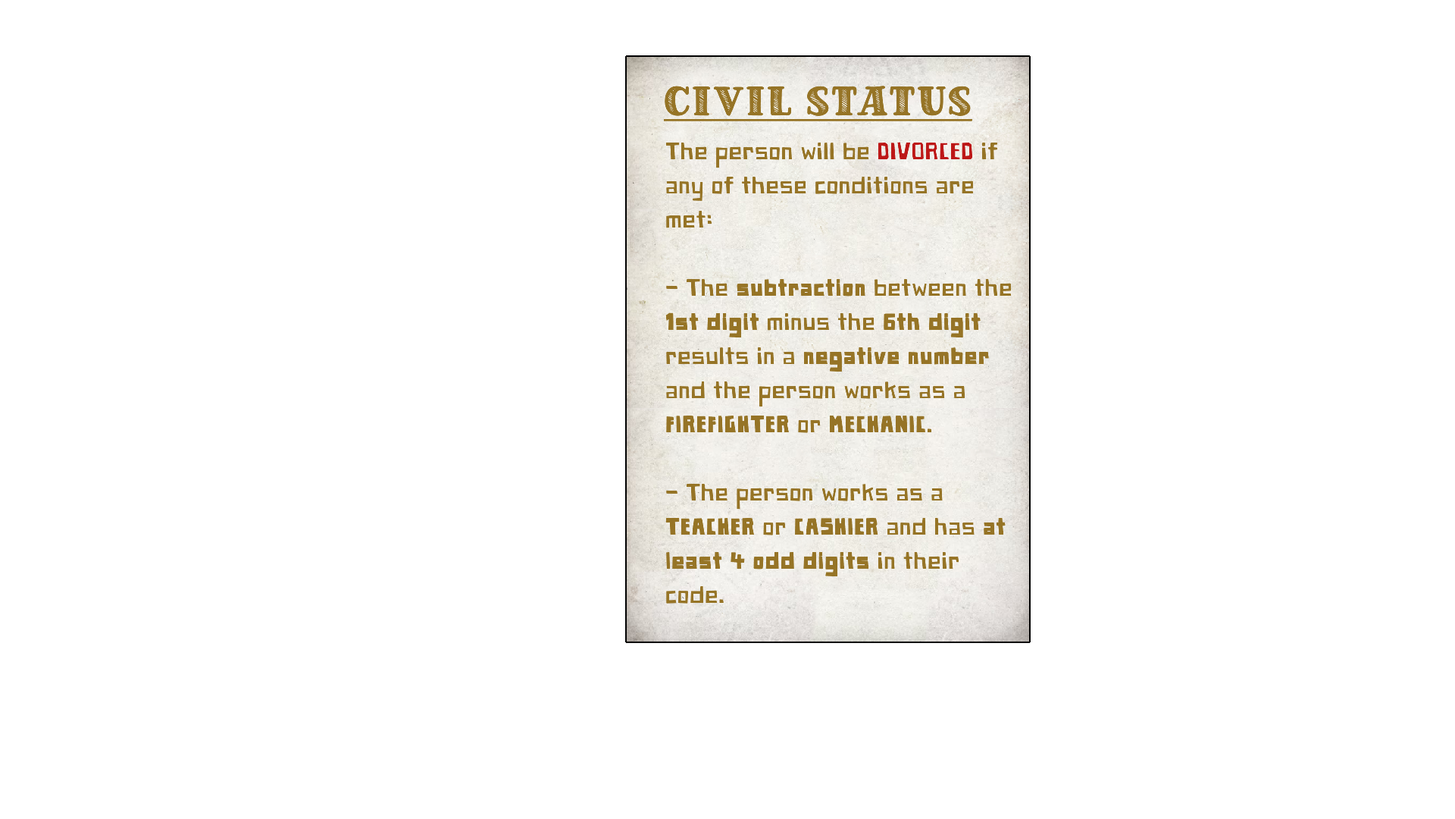
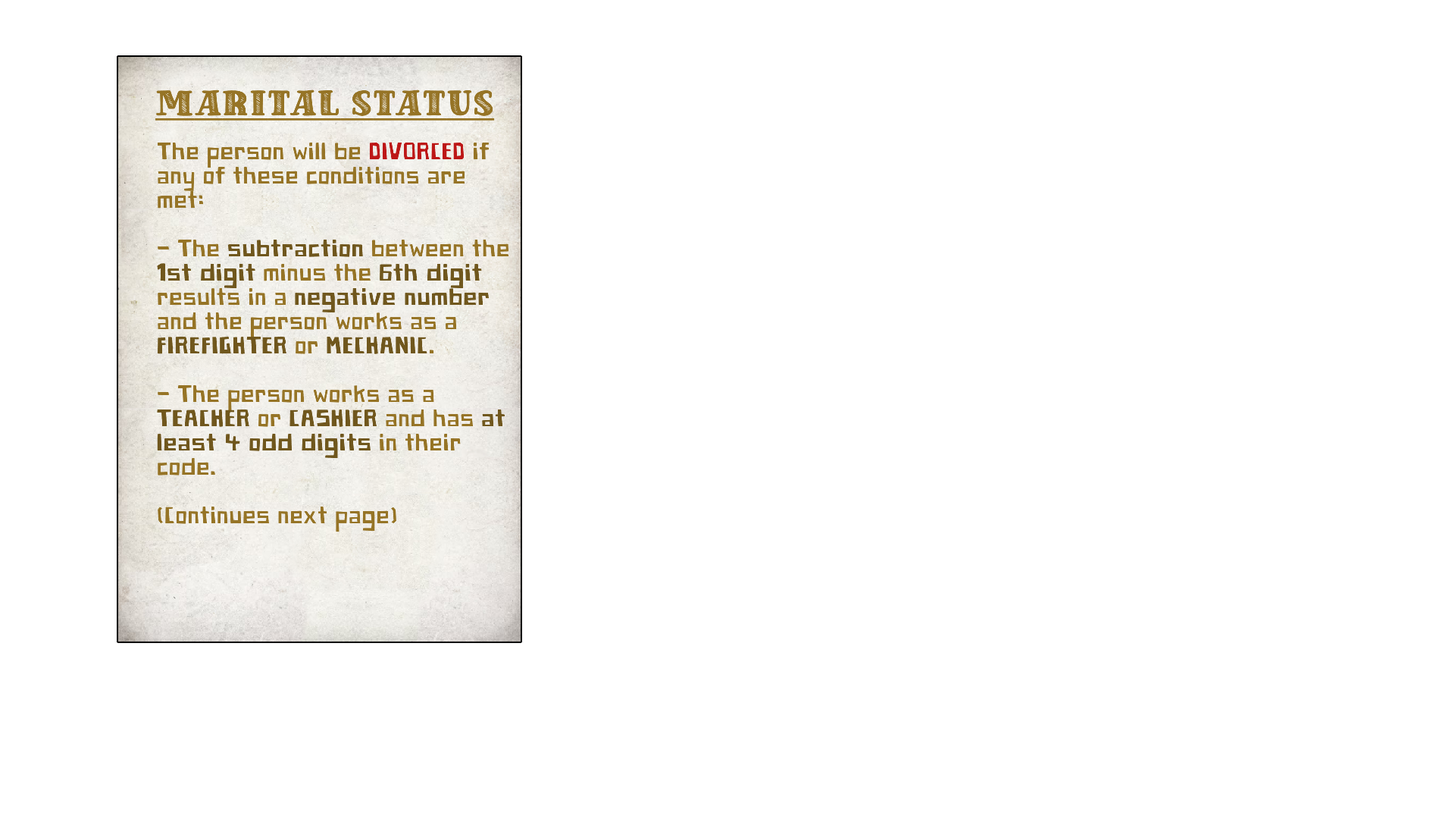
Before/after of a 1455 × 819 layered artwork. What changed in the layer stack:
painted on "Page 11" over [116,55,1031,643]
